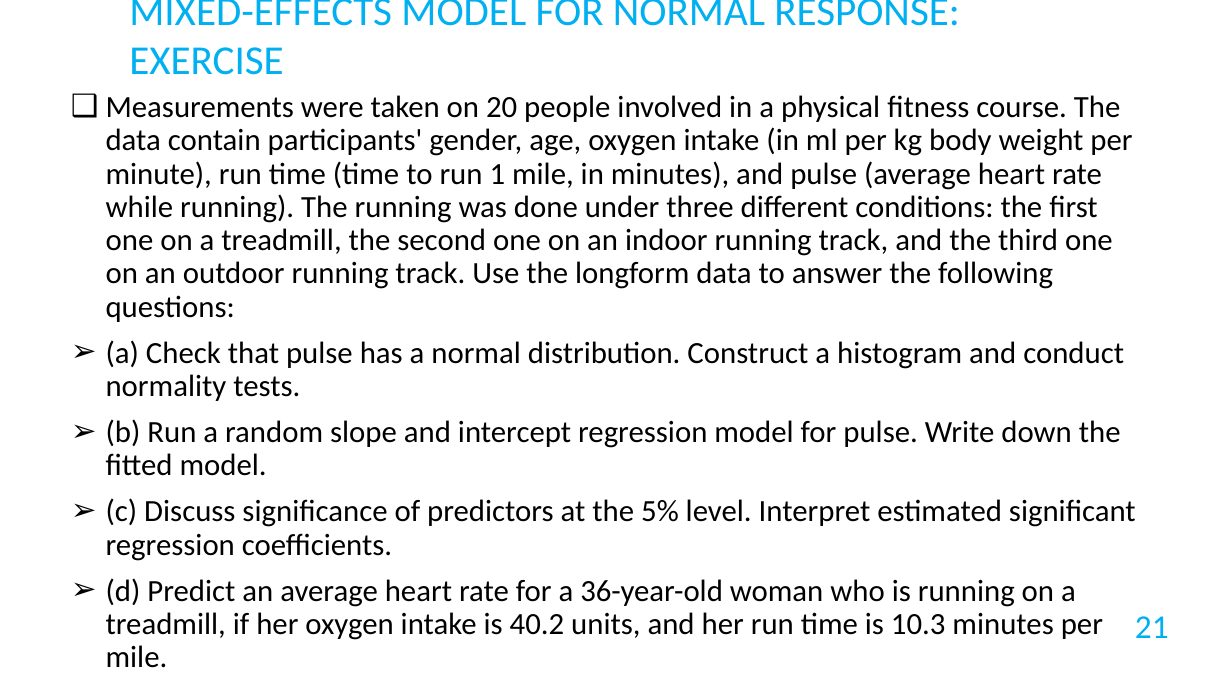
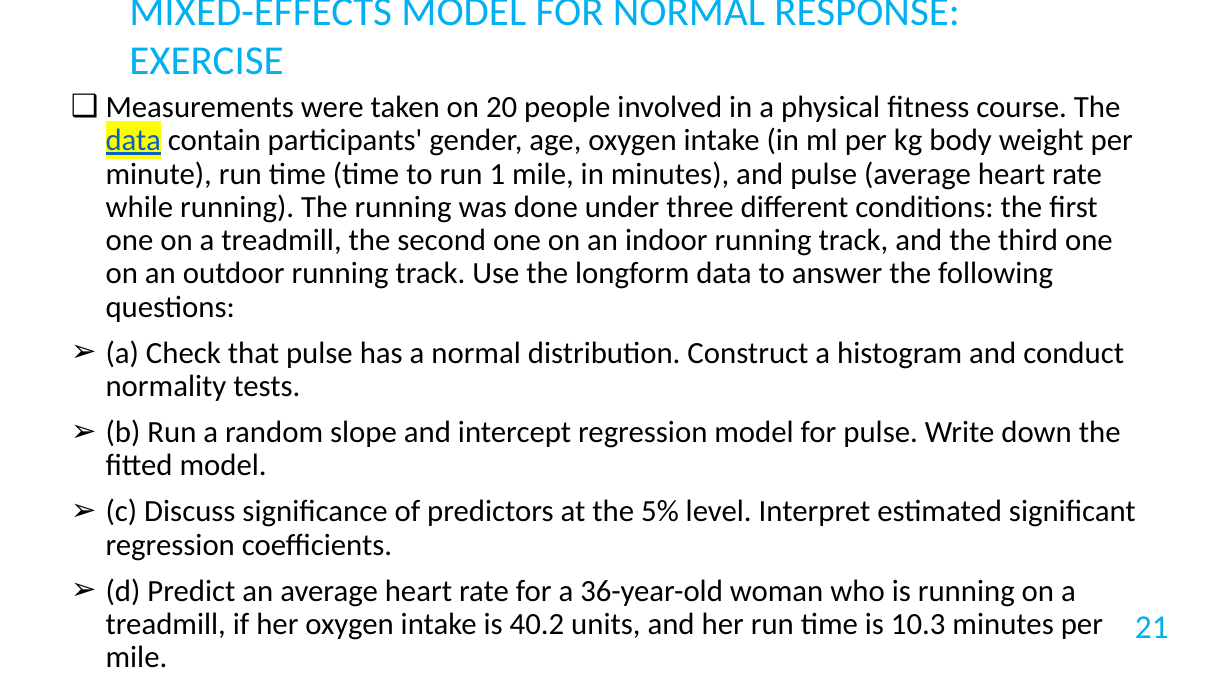
Before and after one commit to socalrug/regression_models_2021-02-09, a slide deck: slide 21 of Modeling Normally Distributed Data with Repeated Measures 2.9.2021.pptx. Drawn at 1232x693 pixels with LibreOffice and Linux fonts; fonts in the diff are those of the drawing. Boxes give left, top, right and bottom in pixels: in the first picture for what was removed or moved away, otherwise in the second. Text is boxed around its words. In the diff, an @@ line names an element or a change of style, - is before the commit and + after.

```diff
--- a/Modeling Normally Distributed Data with Repeated Measures 2.9.2021.pptx
+++ b/Modeling Normally Distributed Data with Repeated Measures 2.9.2021.pptx
@@ subtitle at box(106, 95, 1133, 322): text colour #000000 to #0563C1, highlight none to #FFFF00, underline on in "data" @@
```
Also in this commit, not shown: 2 other slides changed, 1 other file.
